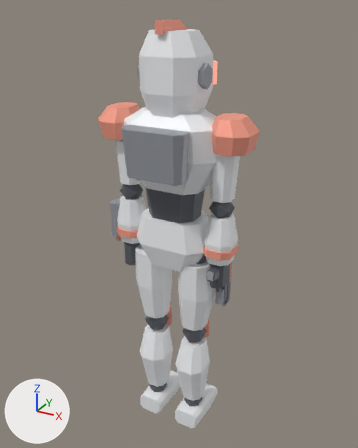
One commit to the glTF model game/player/robot/vanguard.glb: the scene before it, then after it.
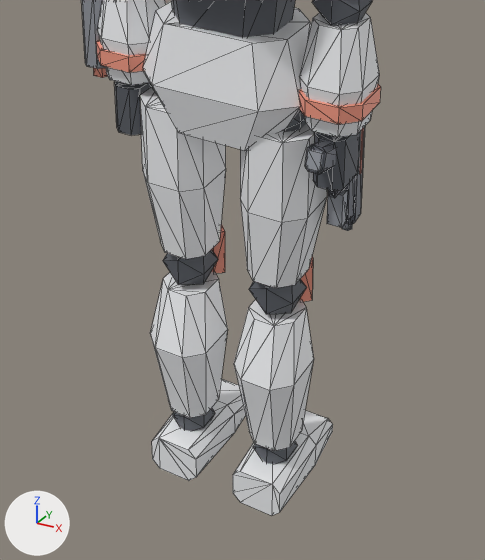
Each version appears first whole from a 50 mm lens placed at (0.95, -1.691, 1.865), pointed at (-0.003, 0.041, 0.999), and next in a close-up on the part from 21% to 79% of the width and 46% to 100% of the height. Arrows for +X, +Y and +Z are at lower left; the lights stay in place. The last two pictures show the newer version. The close-ups show mesh edges as thin lines. Vertices at exactly the same position are counted once.

The first close-up shows 'Vanguard'.
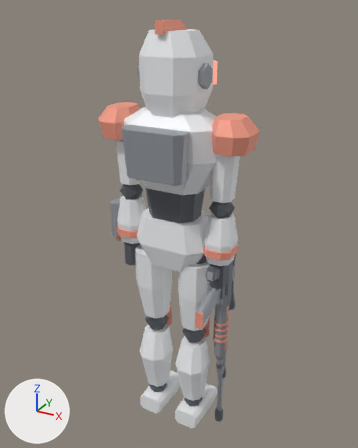
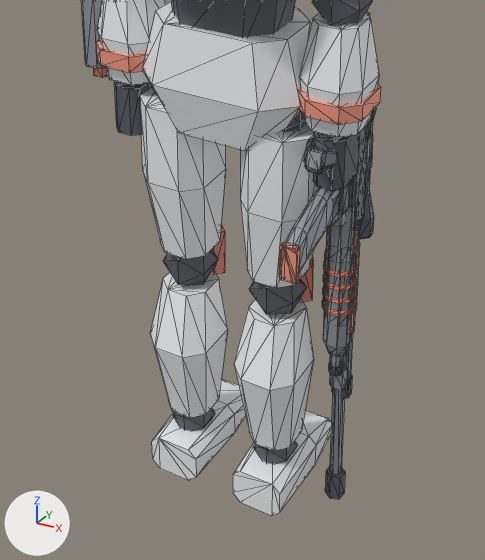
Patch to the scene script:
```diff
--- a/game/player/robot/vanguard.glb.py
+++ b/game/player/robot/vanguard.glb.py
@@ me_vanguard @@
-me_vanguard.from_pydata(...)  # 836 vertices, 1464 faces; spans x -0.34..0.34, y -0.2..0.19, z 0.0..1.82
+me_vanguard.from_pydata(...)  # 1716 vertices, 2996 faces; spans x -0.34..0.34, y -0.2..0.19, z -0.03..1.82
+# me_vanguard part 1: a new loose piece, an 8-sided cylinder along z spanning x 0.197..0.233, y 0.054..0.09, z 0.235..0.28, in mat_shotgun_gun (grey #73767e)
+# me_vanguard part 2: a new loose piece, an 8-sided cylinder along z spanning x 0.202..0.228, y 0.023..0.049, z 0.315..0.335, in mat_shotgun_gun (grey #73767e)
+# me_vanguard part 3: a new loose piece, an 8-sided cylinder along z spanning x 0.199..0.231, y 0.056..0.088, z 0.255..0.665, in mat_shotgun_detail (grey #a2a6ad)
+# me_vanguard part 4: a new loose piece, an 8-sided cylinder along z spanning x 0.204..0.226, y 0.025..0.047, z 0.335..0.665, in mat_shotgun_detail (grey #a2a6ad)
+# me_vanguard part 5: the loose piece of 16 vertices spanning x 0.2..0.23, y 0.02..0.05, z 0.68..0.88 is copied, and the copy is moved by (0.0, 0.0, 0.02), in mat_rifle_gun (grey #73767e); it spans x 0.19..0.24, y 0.02..0.05, z 0.7..0.89
+# me_vanguard part 6: the loose piece of 16 vertices spanning x -0.25..-0.19, y -0.05..0.05, z 0.79..0.88 is copied, and the copy is scaled about its middle by (0.72, -0.424, -0.8), then moved by (0.43, 0.01, -0.08), in mat_rifle_gun (grey #73767e); it spans x 0.19..0.23, y -0.01..0.03, z 0.71..0.8
+# me_vanguard part 7: a new loose piece, a 6-sided cylinder along z spanning x 0.199..0.231, y 0.035..0.069, z 0.27..0.315, in mat_rifle_detail (grey #a2a6ad)
+# me_vanguard part 8: the loose piece of 16 vertices spanning x -0.25..-0.19, y -0.05..0.05, z 0.79..0.88 is copied, and the copy is scaled about its middle by (0.573, -0.417, -0.7), then moved by (0.43, 0.12, -0.06), in mat_rifle_detail (grey #a2a6ad); it spans x 0.2..0.23, y 0.1..0.14, z 0.75..0.81
+# me_vanguard part 9: a new loose piece, a box spanning x 0.189..0.242, y 0.051..0.065, z 0.455..0.615, in mat_rifle_accent (beige #f9a089)
+# me_vanguard part 10: the loose piece of 16 vertices spanning x 0.2..0.23, y 0.02..0.05, z 0.68..0.88 is copied, and the copy is scaled about its middle by (0.923, 0.429, 0.36), then moved by (0.0, -0.22, -0.07), in mat_rifle_accent (beige #f9a089); it spans x 0.2..0.23, y -0.19..-0.18, z 0.67..0.75
+# me_vanguard part 11: a new loose piece, a 6-sided cylinder along z spanning x 0.197..0.233, y 0.038..0.078, z -0.025..0.035, in mat_sniper_gun (grey #73767e)
+# me_vanguard part 12: 4 vertices moved within x 0.2..0.23, y -0.09, z 0.88; 524 vertices added at x 0.12..0.24, y -0.19..0.15, z 0.04..1.09
+# other edits to the shape of me_vanguard do not show in these pictures
 me_vanguard.materials.append(mat_armor)
@@ me_vanguard @@
 me_vanguard.materials.append(mat_gun)
+me_vanguard.materials.append(mat_pistol_detail)  # grey #a2a6ad
+me_vanguard.materials.append(mat_pistol_accent)  # beige #f9a089
+me_vanguard.materials.append(mat_shotgun_gun)  # grey #73767e
+me_vanguard.materials.append(mat_shotgun_detail)  # grey #a2a6ad
+me_vanguard.materials.append(mat_shotgun_accent)  # beige #f9a089
+me_vanguard.materials.append(mat_shotgun_polymer)  # grey #8e9095
+me_vanguard.materials.append(mat_rifle_gun)  # grey #73767e
+me_vanguard.materials.append(mat_rifle_detail)  # grey #a2a6ad
+me_vanguard.materials.append(mat_rifle_accent)  # beige #f9a089
+me_vanguard.materials.append(mat_rifle_lens)  # dark blue #3f5969, glowing cyan #59b3cb
+me_vanguard.materials.append(mat_rifle_polymer)  # grey #8e9095
+me_vanguard.materials.append(mat_sniper_gun)  # grey #73767e
+me_vanguard.materials.append(mat_sniper_detail)  # grey #a2a6ad
+me_vanguard.materials.append(mat_sniper_accent)  # beige #f9a089
+me_vanguard.materials.append(mat_sniper_lens)  # dark blue #3f5969, glowing cyan #59b3cb
+me_vanguard.materials.append(mat_sniper_polymer)  # grey #8e9095
```

Changed parts and their boxes [x1, y1, x2, y2] in the close-ups (485 x 560 px):
part 1 of me_vanguard, added
    after: [332, 375, 352, 399]
part 2 of me_vanguard, added
    after: [329, 362, 343, 376]
part 3 of me_vanguard, added (mostly hidden)
    after: [346, 334, 353, 380]
part 4 of me_vanguard, added
    after: [330, 355, 342, 368]
part 5 of me_vanguard, added (mostly hidden)
    after: [349, 179, 353, 207]
part 6 of me_vanguard, added (mostly hidden)
    after: [339, 182, 350, 215]
part 7 of me_vanguard, added
    after: [330, 366, 347, 390]
part 8 of me_vanguard, added
    after: [366, 134, 373, 172]
part 9 of me_vanguard, added
    after: [353, 242, 359, 314]
part 10 of me_vanguard, added (beige)
    after: [279, 242, 300, 284]
part 11 of me_vanguard, added
    after: [325, 467, 345, 499]
part 12 of me_vanguard, built on
    before: [305, 144, 336, 172]
    after: [285, 11, 376, 475]
